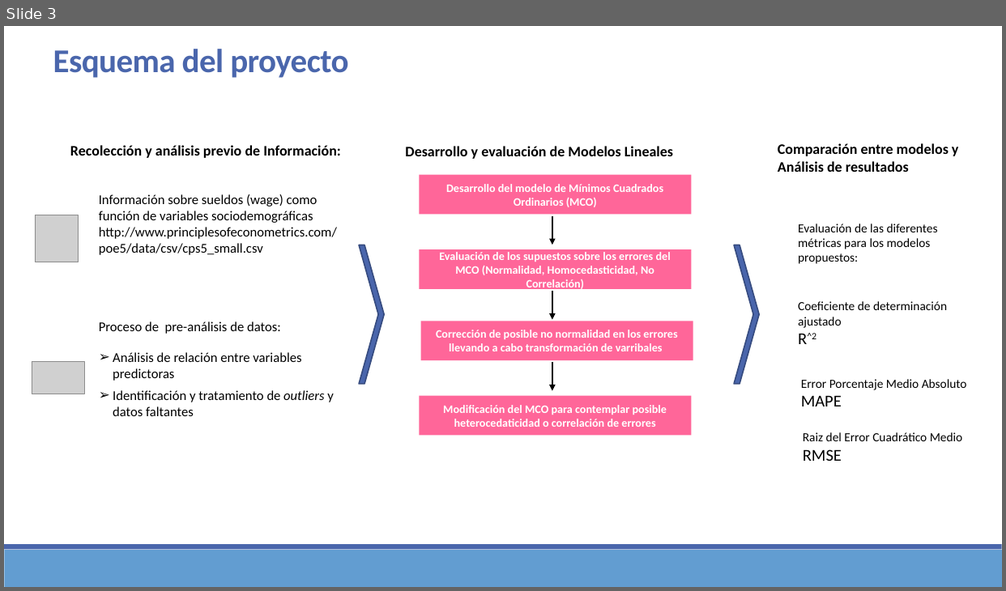
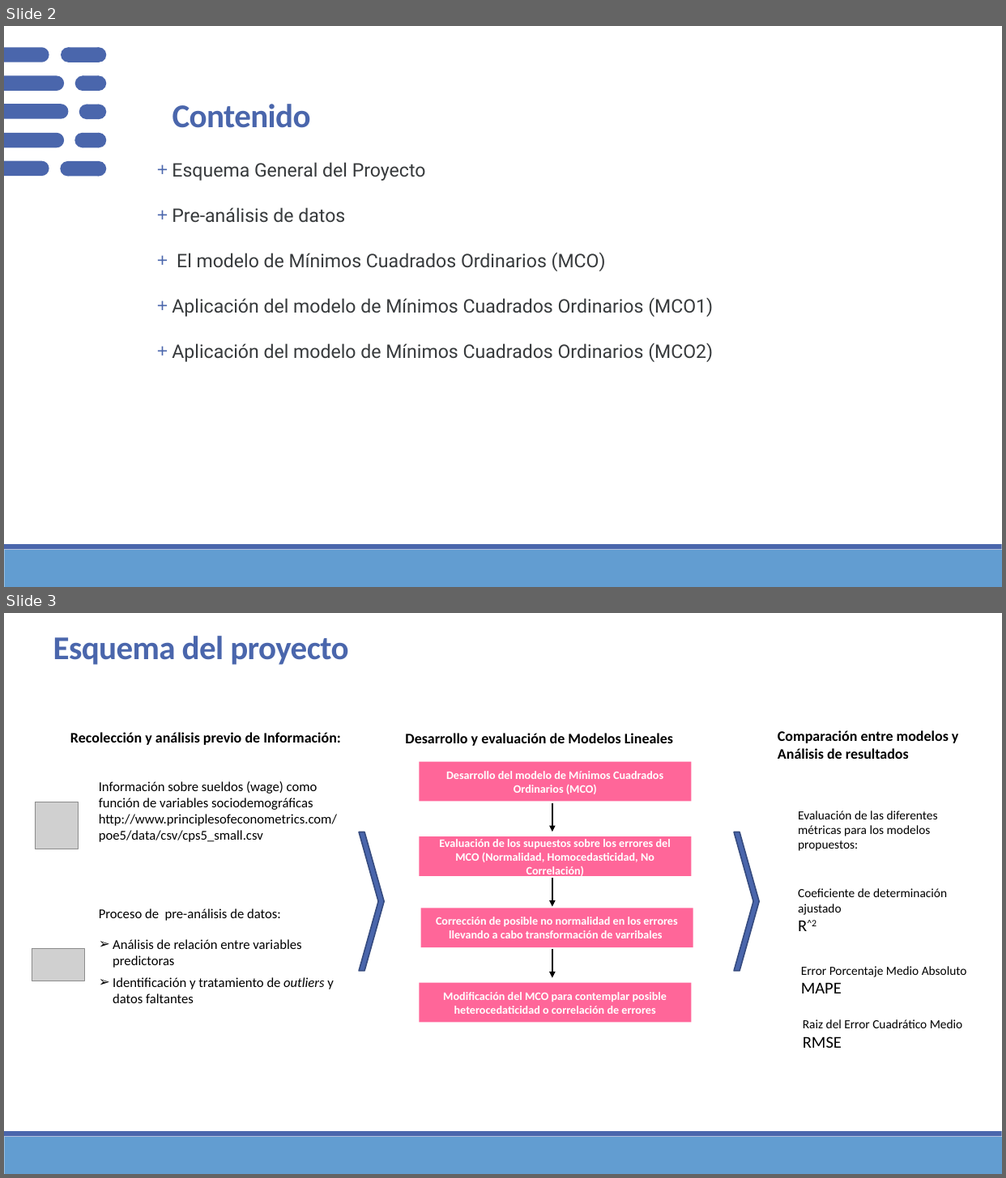
Before and after one commit to Sergio-Ibarra-1795/MIS_Regresion_GitHub, a slide deck: Mod_Lineales_Examen_a_casa_v1.pptx. Shown one above the other, each under a label of ours: slide 3 before the commit, slides 2 and 3 after it. The pictures are 1006x591 and 1006x1178 pixels, drawn with LibreOffice and Linux fonts; fonts in the diff are those of the drawing; grey boxes stand for pictures. Boxes give left, top, right and bottom in pixels: in the first picture for what was removed or moved away, otherwise in the second. Text is boxed around its words. In the diff, an @@ line names an element or a change of style, - is before the commit and + after.

```diff
--- a/Mod_Lineales_Examen_a_casa_v1.pptx
+++ b/Mod_Lineales_Examen_a_casa_v1.pptx
@@ slide 2 added at (4,26,1002,587), background #FFFFFF; not listed: 2 template elements that a slide beside it also shows @@
@@ title added at (172,104,311,128), 32 pt, text #4A66AC, bold @@
+Contenido
@@ group added at (4,47,107,177): 10 ellipses, 5 rectangles, 5 freeform shapes @@
@@ text added at (172,162,713,362), 18 pt, text #373A3C @@
++ Esquema General del Proyecto
++ Pre-análisis de datos
++ El modelo de Mínimos Cuadrados Ordinarios (MCO)
++ Aplicación del modelo de Mínimos Cuadrados Ordinarios (MCO1)
++ Aplicación del modelo de Mínimos Cuadrados Ordinarios (MCO2)
```
Also in this commit, not shown: 2 slides changed, 5 other slides added, 1 slide removed, 4 other files.
